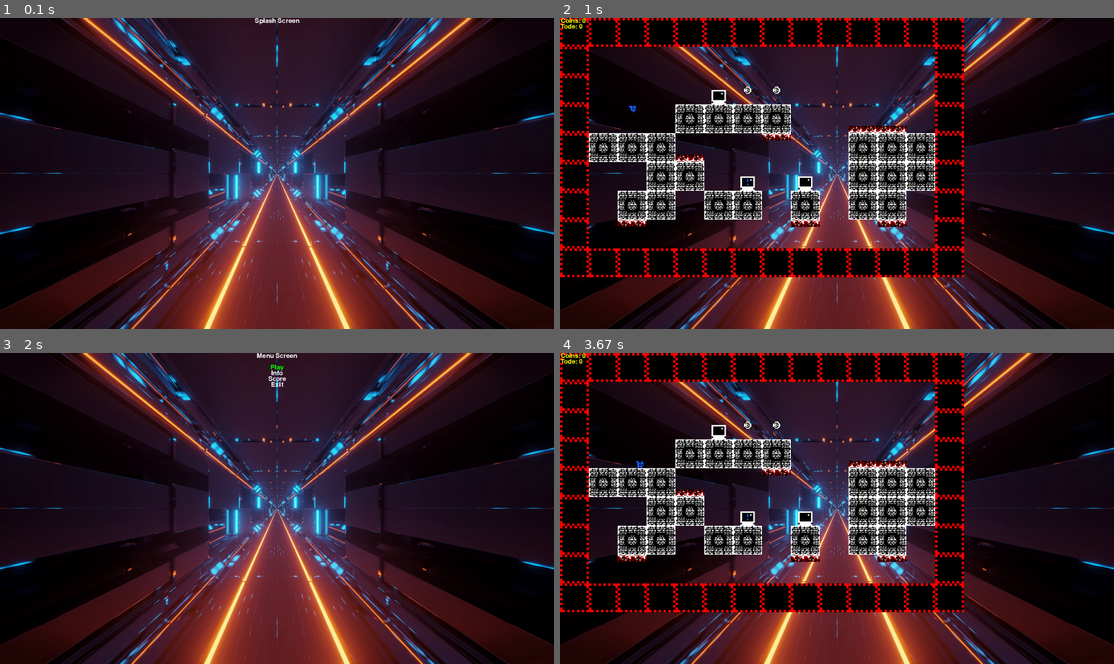
Above: before the commit, frames 1-4 (two rows, left to right).
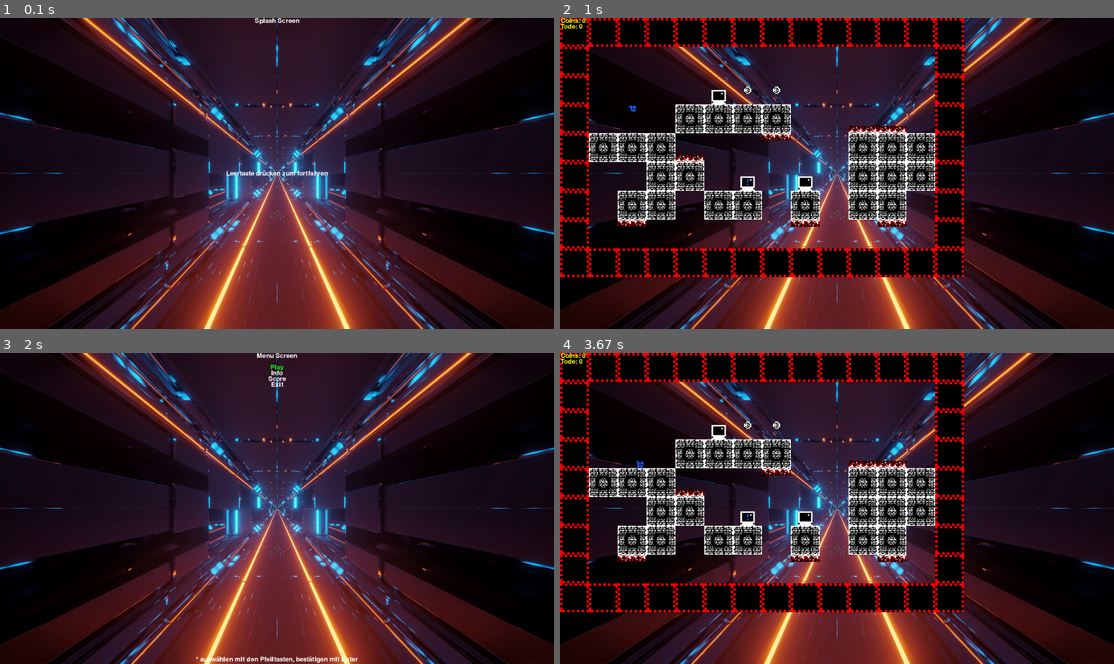
Above: after the commit, the same moments.

Repository: Noventicx/PyGame-Jump-n-Run
Game: pygame game, started from main.py
Same seed, same stepped clock (60 frames per second), same inputs: the game is played once before the commit and once after it.
Inputs:
- Up to frame 1 (0.1 s): no input
- Up to frame 2 (1 s): tap Space at 0.33, 0.73 s; hold Up from 0.67 s (still down)
- Up to frame 3 (2 s): tap Space at 1.03, 1.23, 1.53, 1.73 s; release Up at 1.13 s; hold Right 1.17-1.63 s; hold Left from 1.67 s (still down)
- Up to frame 4 (3.67 s): tap Space at 2.03, 2.3, 2.6, 2.73, 3.13, 3.43 s; release Left at 2.2 s; hold Left 2.23-2.63 s; hold Up 2.67-3.03 s; hold Right from 3.07 s (still down)

The runs differ from the first frame. In frame 1, 0.2% of the frame differs, in the area x 40-60%, y 49-51%; in frame 2, nothing differs; in frame 3, 0.3%, in the area x 35-65%, y 97-100%; in frame 4, nothing differs.

Commit message:
neue README.md und UI-improvements

Diff:
--- a/entities/blocks.py
+++ b/entities/blocks.py
@@ -7,9 +7,6 @@
 
     def __init__(self, x, y):
         super(WhiteBlock, self).__init__()
-        # self.surf = pygame.Surface((100, 100))
-        # self.surf.fill(WHITE)
-        # self.rect = self.surf.get_rect()
         self.surf = pygame.transform.scale(pygame.image.load("sprites/blocks/whiteblock.png"), (100, 100))
         self.rect = self.surf.get_rect()
         self.rect.x = x * 100
@@ -20,9 +17,6 @@
 
     def __init__(self, x, y):
         super(MovingWhiteBlock, self).__init__()
-        # self.surf = pygame.Surface((100, 100))
-        # self.surf.fill(WHITE)
-        # self.rect = self.surf.get_rect()
         self.surf = pygame.transform.scale(pygame.image.load("sprites/blocks/whiteblock.png"), (100, 100))
         self.rect = self.surf.get_rect()
         self.rect.x = x * 100
@@ -41,9 +35,6 @@
 
     def __init__(self, x, y):
         super(FinishBlock, self).__init__()
-        # self.surf = pygame.Surface((100, 100))
-        # self.surf.fill(GREEN)
-        # self.rect = self.surf.get_rect()
         self.surf = pygame.transform.scale(pygame.image.load("sprites/blocks/finish.png"), (50, 50))
         self.rect = self.surf.get_rect()
         self.rect.x = x * 100 + 25
@@ -54,9 +45,6 @@
 
     def __init__(self, x, y):
         super(Spike, self).__init__()
-        # self.surf = pygame.Surface((100, 100))
-        # self.surf.fill(RED)
-        # self.rect = self.surf.get_rect()
         self.surf = pygame.transform.scale(pygame.image.load("sprites/blocks/spike.png"), (100, 100))
         self.rect = self.surf.get_rect()
         self.rect.x = x * 100
@@ -67,9 +55,6 @@
 
     def __init__(self, x, y):
         super(SmallSpikeBottom, self).__init__()
-        # self.surf = pygame.Surface((100, 25))
-        # self.surf.fill(RED)
-        # self.rect = self.surf.get_rect()
         self.surf = pygame.transform.scale(pygame.image.load("sprites/blocks/spikesmall.png"), (100, 25))
         self.rect = self.surf.get_rect()
         self.rect.x = x * 100
@@ -80,9 +65,6 @@
 
     def __init__(self, x, y):
         super(SmallSpikeTop, self).__init__()
-        # self.surf = pygame.Surface((100, 25))
-        # self.surf.fill(RED)
-        # self.rect = self.surf.get_rect()
         self.surf = pygame.transform.flip(
             pygame.transform.scale(pygame.image.load("sprites/blocks/spikesmall.png"), (100, 25)), False, True)
         self.rect = self.surf.get_rect()
@@ -94,9 +76,6 @@
 
     def __init__(self, x, y):
         super(Checkpoint, self).__init__()
-        # self.surf = pygame.Surface((100, 100))
-        # self.surf.fill(BLUE)
-        # self.rect = self.surf.get_rect()
         self.surf = pygame.transform.scale(pygame.image.load("sprites/blocks/checkpoint.png"), (50, 50))
         self.rect = self.surf.get_rect()
         self.rect.x = x * 100 + 25
@@ -108,9 +87,6 @@
 
     def __init__(self, x, y):
         super(Coin, self).__init__()
-        # self.surf = pygame.Surface((25, 25))
-        # self.surf.fill(YELLOW)
-        # self.rect = self.surf.get_rect()
         self.surf = pygame.transform.scale(pygame.image.load("sprites/blocks/coin1.png"), (25, 25))
         self.rect = self.surf.get_rect()
         self.rect.x = x * 100 + 37.5
--- a/entities/player.py
+++ b/entities/player.py
@@ -69,10 +69,7 @@
                 effect = pygame.mixer.Sound('music/jump.mp3')
                 effect.set_volume(0.05)
                 effect.play()
-                # TODO nochmal neue Idee ausarbeiten ist eigentlich kein Sprung
                 self.onground = False
-                # self.rect.y = self.rect.y - self.jump_height
-                # Idee für neu Implementation siehe jump()
                 self.jump()
         if self.onground and not key[pygame.K_UP] and not key[pygame.K_LEFT] and not key[pygame.K_RIGHT]:
             now = pygame.time.get_ticks()
--- a/states.py
+++ b/states.py
@@ -51,6 +51,9 @@
         font = pygame.font.SysFont(None, 32)
         title = font.render("Splash Screen", False, WHITE)
         title_rect = title.get_rect(center=(SCREEN_WIDTH / 2, 10))
+        info = font.render("Leertaste drücken zum fortfahren", False, WHITE)
+        info_rect = info.get_rect(center=(SCREEN_WIDTH / 2, SCREEN_HEIGHT / 2))
+        screen.blit(info, info_rect)
         screen.blit(title, title_rect)
 
     def events(self, events):
@@ -90,6 +93,9 @@
         exit_text = font.render("Exit", False, WHITE)
         exit_rect = exit_text.get_rect(center=(SCREEN_WIDTH / 2, 110))
         screen.blit(exit_text, exit_rect)
+        howto_text = font.render("* auswählen mit den Pfeiltasten, bestätigen mit Enter", False, WHITE)
+        howto_rect = howto_text.get_rect(center=(SCREEN_WIDTH / 2, SCREEN_HEIGHT - 15))
+        screen.blit(howto_text, howto_rect)
         # der ausgewählte Text wird grün überzeichnet
         if selected == 0:
             play_text = font.render("Play", False, GREEN)
@@ -158,9 +164,19 @@
         title = font.render("Info Screen", False, WHITE)
         title_rect = title.get_rect(center=(SCREEN_WIDTH / 2, 10))
         screen.blit(title, title_rect)
-        text = font.render("Info für die Steuerung hier vlt anzeigen", False, WHITE)
-        text_rect = title.get_rect(center=(SCREEN_WIDTH / 2, 50))
-        screen.blit(text, text_rect)
+        steuerungs_text = font.render("Steuerung: Bewegen mit den Pfeiltasten, springen mit Pfeiltaste nach oben", False, WHITE)
+        gegner_text = font.render("Gegner: Alle roten Blöcke töten, bewegende Gegner können durch eine Sprung von "
+                                  "oben getötet werden",
+                           False, WHITE)
+        checkpoint_text = font.render("Checkpoint: speichert die Position des Spieler, so dass das Level nicht von "
+                                      "vorne begonnen werden muss",
+                           False, WHITE)
+        steuerungs_text_rect = steuerungs_text.get_rect(center=(SCREEN_WIDTH / 2, 50))
+        gegner_text_rect = gegner_text.get_rect(center=(SCREEN_WIDTH / 2, 70))
+        checkpoint_text_rect = checkpoint_text.get_rect(center=(SCREEN_WIDTH / 2, 90))
+        screen.blit(steuerungs_text, steuerungs_text_rect)
+        screen.blit(gegner_text, gegner_text_rect)
+        screen.blit(checkpoint_text, checkpoint_text_rect)
 
     def events(self, events):
         for e in events:
Not shown, changed: README.md
Binary file added: sprites/screenshot.png
